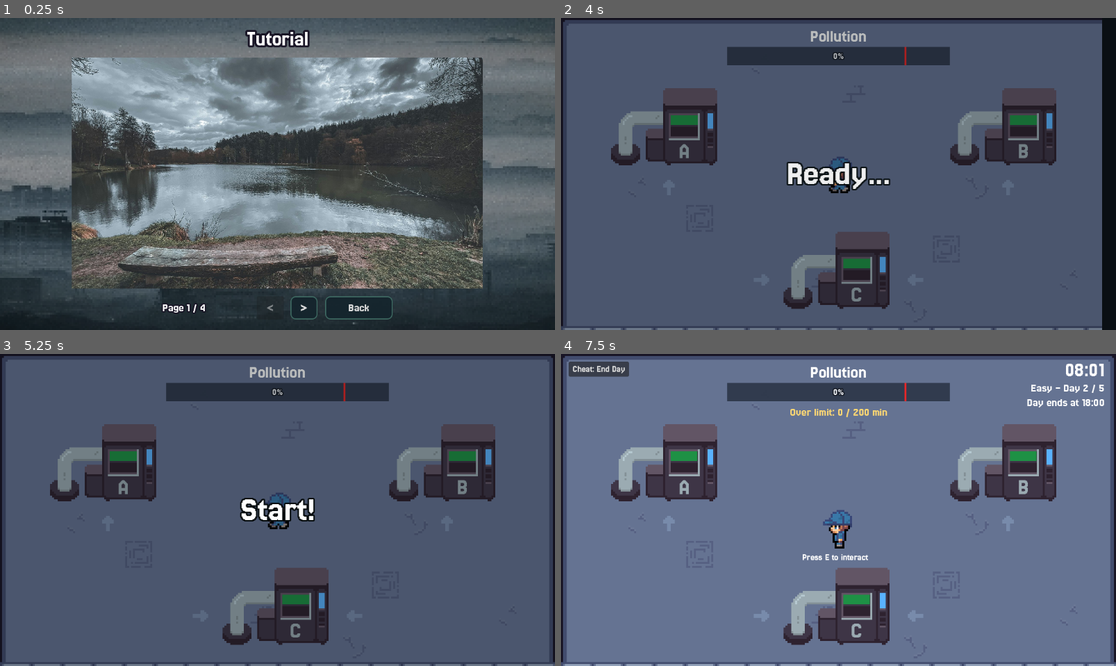
Above: before the commit, frames 1-4 (two rows, left to right).
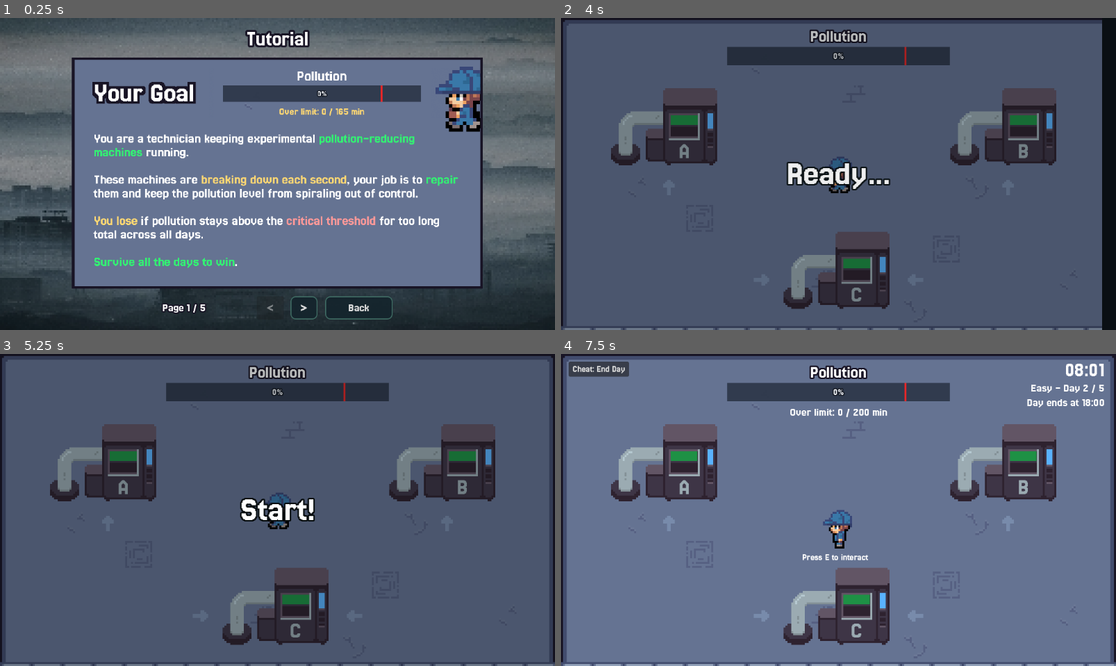
Above: after the commit, the same moments.

Repository: ebiyo/GameDev-Pollutechnician
Game: Godot game, scene res://scenes/ui/menus/tutorial.tscn
Same seed, same stepped clock (60 frames per second), same inputs: the game is played once before the commit and once after it. This scene is started directly instead of the project's main scene.
Inputs (mouse positions are in pixels of both pictures, inside the frame that each line leads up to):
- Up to frame 1 (0.25 s): no input
- Up to frame 2 (4 s): click ">" at 0.5 s; click "<" at 1.25 s; click "Back" at 2 s; click "Play" at 2.75 s; click "Start Easy" at 3.5 s
- Up to frame 3 (5.25 s): move the mouse to (399, 494) at 4.27 s; hold Right (ui_right) 4.28-5.03 s; tap E at 4.35 s; tap Space at 4.52 s; move the mouse to (166, 525) at 5.02 s; hold Down (ui_down) from 5.03 s (still down); tap R at 5.1 s
- Up to frame 4 (7.5 s): tap Space at 5.27 s; release Down (ui_down) at 5.75 s; click "Cheat: End Day" at 5.75 s; click "Next Day" at 6.5 s; click "Start Day" at 7.25 s

The runs differ from the first frame. In frame 1, 51% of the frame differs, in the area x 12-87%, y 12-94%; in frame 2, 0.2%; in frame 3, 0.2%; in frame 4, 0.5%.

Commit message:
added tutorial images

Diff:
--- a/autoload/game_manager.gd
+++ b/autoload/game_manager.gd
@@ -17,6 +17,7 @@
 const FREEZE_CARD_DURATION_MINUTES: float = 60.0
 const CAR_FREE_DAY_POLLUTION_MULTIPLIER: float = 0.75
 const DEFAULT_BASE_REPAIR_AMOUNT: float = 12.0
+const CHEAT_BUTTON_ENABLED: bool = true
 
 const CARD_DEFINITIONS := {
 	RAIN_CARD_TYPE: {
@@ -66,7 +67,7 @@
 		"low_pollution_bonus": 20,
 		"low_pollution_bonus_threshold": 40.0,
 		"repair_miss_penalty": 2.4,
-		"base_pollution_rate": 3.35,
+		"base_pollution_rate": 3.4,
 		"machine_drain_multiplier": 1.12,
 		"overclock_efficiency_bonus": 0.4,
 		"machine_efficiency_multiplier": 1.0,
--- a/scenes/ui/menus/latest_run.tscn
+++ b/scenes/ui/menus/latest_run.tscn
@@ -149,7 +149,7 @@
 layout_mode = 2
 size_flags_horizontal = 3
 size_flags_vertical = 3
-theme_override_font_sizes/font_size = 24
+theme_override_font_sizes/font_size = 20
 text = "Easy"
 autowrap_mode = 3
 
@@ -182,7 +182,7 @@
 layout_mode = 2
 size_flags_horizontal = 3
 size_flags_vertical = 3
-theme_override_font_sizes/font_size = 24
+theme_override_font_sizes/font_size = 20
 text = "Normal"
 autowrap_mode = 3
 
@@ -215,7 +215,7 @@
 layout_mode = 2
 size_flags_horizontal = 3
 size_flags_vertical = 3
-theme_override_font_sizes/font_size = 24
+theme_override_font_sizes/font_size = 20
 text = "Hard"
 autowrap_mode = 3
 
--- a/scenes/ui/menus/stage_select.tscn
+++ b/scenes/ui/menus/stage_select.tscn
@@ -145,7 +145,7 @@
 [node name="SummaryLabel" type="Label" parent="Center/Content/CardsRow/EasyCard/VBoxContainer" unique_id=2011235764]
 custom_minimum_size = Vector2(0, 96)
 layout_mode = 2
-text = "Forgiving setup, more card room, and more casual."
+text = "Forgiving setup, more card slots, and more casual."
 horizontal_alignment = 1
 vertical_alignment = 1
 autowrap_mode = 3
--- a/scenes/ui/menus/tutorial.tscn
+++ b/scenes/ui/menus/tutorial.tscn
@@ -1,17 +1,13 @@
 [gd_scene format=3 uid="uid://bil7n80kpeq8a"]
 
 [ext_resource type="Script" uid="uid://dqd5hiw6qvb72" path="res://scenes/ui/menus/tutorial.gd" id="1"]
-[ext_resource type="Texture2D" uid="uid://2ntnxop8s74" path="res://assets/tutorial/lena-denk-vO_RghTzvxE-unsplash.jpg" id="2"]
 [ext_resource type="Texture2D" uid="uid://18sdxwhc6ihj" path="res://assets/title_bg.jpg" id="2_7agkm"]
 [ext_resource type="Theme" uid="uid://dsdc1mip7myf7" path="res://assets/global_ui_theme.tres" id="3_theme"]
-
-[sub_resource type="StyleBoxFlat" id="StyleBoxFlat_tutorial_frame"]
-bg_color = Color(0, 0, 0, 0)
-border_color = Color(0.2627451, 0.42352942, 0.39607844, 0.9)
-corner_radius_top_left = 14
-corner_radius_top_right = 14
-corner_radius_bottom_right = 14
-corner_radius_bottom_left = 14
+[ext_resource type="Texture2D" uid="uid://k5lycgs01ous" path="res://assets/tutorial/your_goal.png" id="4_dhkcd"]
+[ext_resource type="Texture2D" uid="uid://bj830avf7lnl8" path="res://assets/tutorial/pollution_meter.png" id="5_eh7fd"]
+[ext_resource type="Texture2D" uid="uid://m5c8ed688eie" path="res://assets/tutorial/controls.png" id="6_llypw"]
+[ext_resource type="Texture2D" uid="uid://dsceva3y2q1s7" path="res://assets/tutorial/repairing_machines.png" id="7_hcei3"]
+[ext_resource type="Texture2D" uid="uid://cu41qx1nvymx" path="res://assets/tutorial/day_system.png" id="8_u0dsx"]
 
 [sub_resource type="StyleBoxFlat" id="StyleBoxFlat_tutorial_button_normal"]
 bg_color = Color(0.08235294, 0.14509805, 0.1764706, 0.96)
@@ -121,64 +117,49 @@
 anchor_bottom = 1.0
 grow_horizontal = 2
 grow_vertical = 2
-texture = ExtResource("2")
-expand_mode = 1
-stretch_mode = 5
-
-[node name="Page02" type="VBoxContainer" parent="Center/Content/PageAspect/Pages" unique_id=1051817658]
-visible = false
-layout_mode = 0
-anchor_right = 1.0
-anchor_bottom = 1.0
-grow_horizontal = 2
-grow_vertical = 2
-theme_override_constants/separation = 16
-alignment = 1
-
-[node name="TitleLabel" type="Label" parent="Center/Content/PageAspect/Pages/Page02" unique_id=1064044613]
-layout_mode = 2
-theme_override_font_sizes/font_size = 36
-text = "Page 2 Placeholder"
-horizontal_alignment = 1
-
-[node name="BodyLabel" type="Label" parent="Center/Content/PageAspect/Pages/Page02" unique_id=1250797193]
-layout_mode = 2
-theme_override_font_sizes/font_size = 24
-text = "Duplicate a page node under Pages or replace this placeholder with your next image."
-horizontal_alignment = 1
-autowrap_mode = 3
-
-[node name="Page03" type="VBoxContainer" parent="Center/Content/PageAspect/Pages" unique_id=1610760732]
-visible = false
-layout_mode = 0
-anchor_right = 1.0
-anchor_bottom = 1.0
-grow_horizontal = 2
-grow_vertical = 2
-theme_override_constants/separation = 16
-alignment = 1
-
-[node name="TitleLabel" type="Label" parent="Center/Content/PageAspect/Pages/Page03" unique_id=745941402]
-layout_mode = 2
-theme_override_font_sizes/font_size = 36
-text = "Page 3 Placeholder"
-horizontal_alignment = 1
-
-[node name="BodyLabel" type="Label" parent="Center/Content/PageAspect/Pages/Page03" unique_id=1150419253]
-layout_mode = 2
-theme_override_font_sizes/font_size = 24
-text = "Remove or duplicate pages here depending on how many tutorial screens you want."
-horizontal_alignment = 1
-autowrap_mode = 3
-
-[node name="PageFrame" type="PanelContainer" parent="Center/Content/PageAspect/Pages" unique_id=564592108]
-layout_mode = 0
-anchor_right = 1.0
-anchor_bottom = 1.0
-grow_horizontal = 2
-grow_vertical = 2
-mouse_filter = 2
-theme_override_styles/panel = SubResource("StyleBoxFlat_tutorial_frame")
+texture = ExtResource("4_dhkcd")
+expand_mode = 1
+stretch_mode = 5
+
+[node name="Page02" type="TextureRect" parent="Center/Content/PageAspect/Pages" unique_id=466432010]
+layout_mode = 0
+anchor_right = 1.0
+anchor_bottom = 1.0
+grow_horizontal = 2
+grow_vertical = 2
+texture = ExtResource("5_eh7fd")
+expand_mode = 1
+stretch_mode = 5
+
+[node name="Page03" type="TextureRect" parent="Center/Content/PageAspect/Pages" unique_id=105428416]
+layout_mode = 0
+anchor_right = 1.0
+anchor_bottom = 1.0
+grow_horizontal = 2
+grow_vertical = 2
+texture = ExtResource("6_llypw")
+expand_mode = 1
+stretch_mode = 5
+
+[node name="Page04" type="TextureRect" parent="Center/Content/PageAspect/Pages" unique_id=135101196]
+layout_mode = 0
+anchor_right = 1.0
+anchor_bottom = 1.0
+grow_horizontal = 2
+grow_vertical = 2
+texture = ExtResource("7_hcei3")
+expand_mode = 1
+stretch_mode = 5
+
+[node name="Page05" type="TextureRect" parent="Center/Content/PageAspect/Pages" unique_id=2041247653]
+layout_mode = 0
+anchor_right = 1.0
+anchor_bottom = 1.0
+grow_horizontal = 2
+grow_vertical = 2
+texture = ExtResource("8_u0dsx")
+expand_mode = 1
+stretch_mode = 5
 
 [node name="Footer" type="HBoxContainer" parent="Center/Content" unique_id=1273959593]
 layout_mode = 2
--- a/scenes/ui/overlays/hud.gd
+++ b/scenes/ui/overlays/hud.gd
@@ -30,6 +30,7 @@
 	GameManager.game_won.connect(_on_game_won)
 	pollution_bar.resized.connect(_update_threshold_marker)
 	cheat_speed_button.pressed.connect(_on_cheat_end_day_button_pressed)
+	cheat_speed_button.visible = GameManager.CHEAT_BUTTON_ENABLED
 	_on_pollution_changed(PollutionManager.pollution)
 	_update_threshold_marker()
 	_set_timer_visible(false)
@@ -84,7 +85,7 @@
 	day_end_hint_label.visible = should_show
 	over_threshold_label.visible = should_show
 	cards_root.visible = should_show
-	cheat_speed_button.visible = should_show
+	cheat_speed_button.visible = should_show and GameManager.CHEAT_BUTTON_ENABLED
 	card_tooltip_label.visible = false
 	if !should_show:
 		event_log_panel.visible = false
@@ -115,10 +116,18 @@
 
 
 func _update_over_threshold_label() -> void:
+	var current := PollutionManager.cumulative_minutes_over_threshold
+	var limit := PollutionManager.lose_threshold_minutes
+
 	over_threshold_label.text = "Over limit: %d / %d min" % [
-		int(PollutionManager.cumulative_minutes_over_threshold),
-		int(PollutionManager.lose_threshold_minutes)
+		int(current),
+		int(limit)
 	]
+
+	if current >= limit * 0.5:
+		over_threshold_label.add_theme_color_override("font_color", Color(1.0, 0.85, 0.45, 1.0))
+	else:
+		over_threshold_label.add_theme_color_override("font_color", Color(1.0, 1.0, 1.0, 1.0))
 
 
 func _update_threshold_marker() -> void:
@@ -129,6 +138,9 @@
 
 
 func _on_cheat_end_day_button_pressed() -> void:
+	if !GameManager.CHEAT_BUTTON_ENABLED:
+		return
+
 	if GameManager.current_phase != GameManager.Phase.ACTIVE:
 		return
 
--- a/scenes/ui/overlays/hud.tscn
+++ b/scenes/ui/overlays/hud.tscn
@@ -23,6 +23,8 @@
 offset_right = 80.0
 offset_bottom = 43.0
 theme = ExtResource("2_theme")
+theme_override_colors/font_outline_color = Color(0.09411765, 0.078431375, 0.14509805, 1)
+theme_override_constants/outline_size = 12
 theme_override_font_sizes/font_size = 36
 text = "Pollution"
 horizontal_alignment = 1
@@ -152,7 +154,6 @@
 horizontal_alignment = 2
 
 [node name="OverThresholdLabel" type="Label" parent="." unique_id=2029323038]
-modulate = Color(1, 0.85, 0.45, 1)
 anchors_preset = 5
 anchor_left = 0.5
 anchor_right = 0.5
--- a/scenes/ui/popups/repair_popup.gd
+++ b/scenes/ui/popups/repair_popup.gd
@@ -207,7 +207,7 @@
 	target.draw_rect(zone_rect, Color(0.2, 0.94902, 0.45098, 1.0), true)
 
 	var needle_x := needle_pos * target.size.x
-	target.draw_line(Vector2(needle_x, 0.0), Vector2(needle_x, target.size.y), Color(1.0, 0.2, 0.2, 1.0), 4.0)
+	target.draw_line(Vector2(needle_x, 0.0), Vector2(needle_x, target.size.y), Color(1.0, 0.2, 0.2, 1.0), 5.0)
 
 
 func _format_machine_name(raw_name: String) -> String:
Binary file added: assets/tutorial/controls.png
Not shown, added: assets/tutorial/controls.png.import
Binary file added: assets/tutorial/day_system.png
Not shown, added: assets/tutorial/day_system.png.import
Binary file added: assets/tutorial/pollution_meter.png
Not shown, added: assets/tutorial/pollution_meter.png.import
Binary file added: assets/tutorial/repairing_machines.png
Not shown, added: assets/tutorial/repairing_machines.png.import
Binary file added: assets/tutorial/your_goal.png
Not shown, added: assets/tutorial/your_goal.png.import
